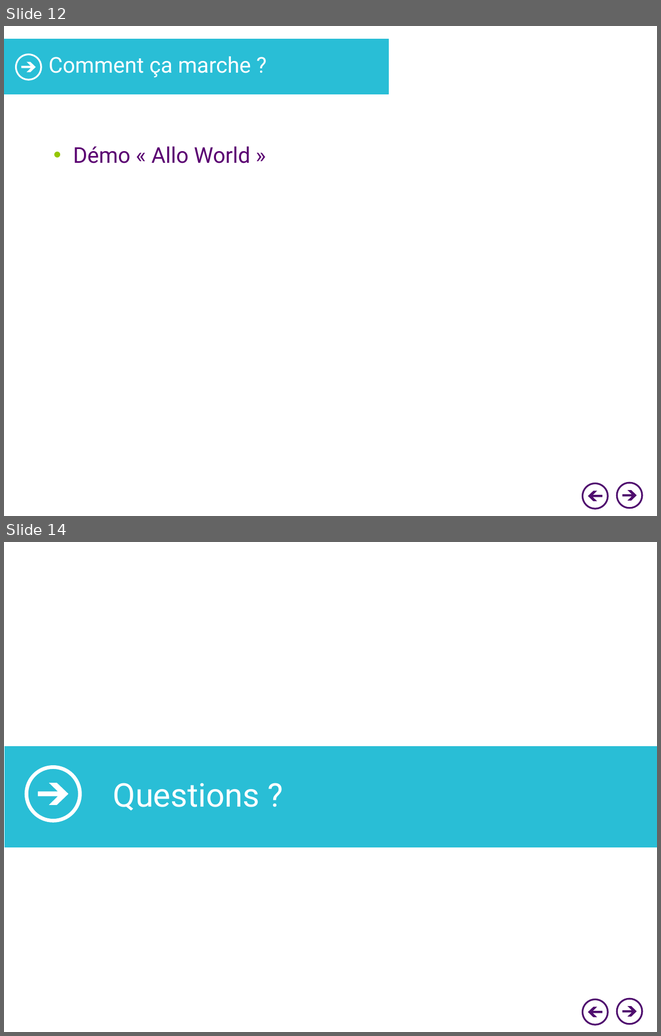
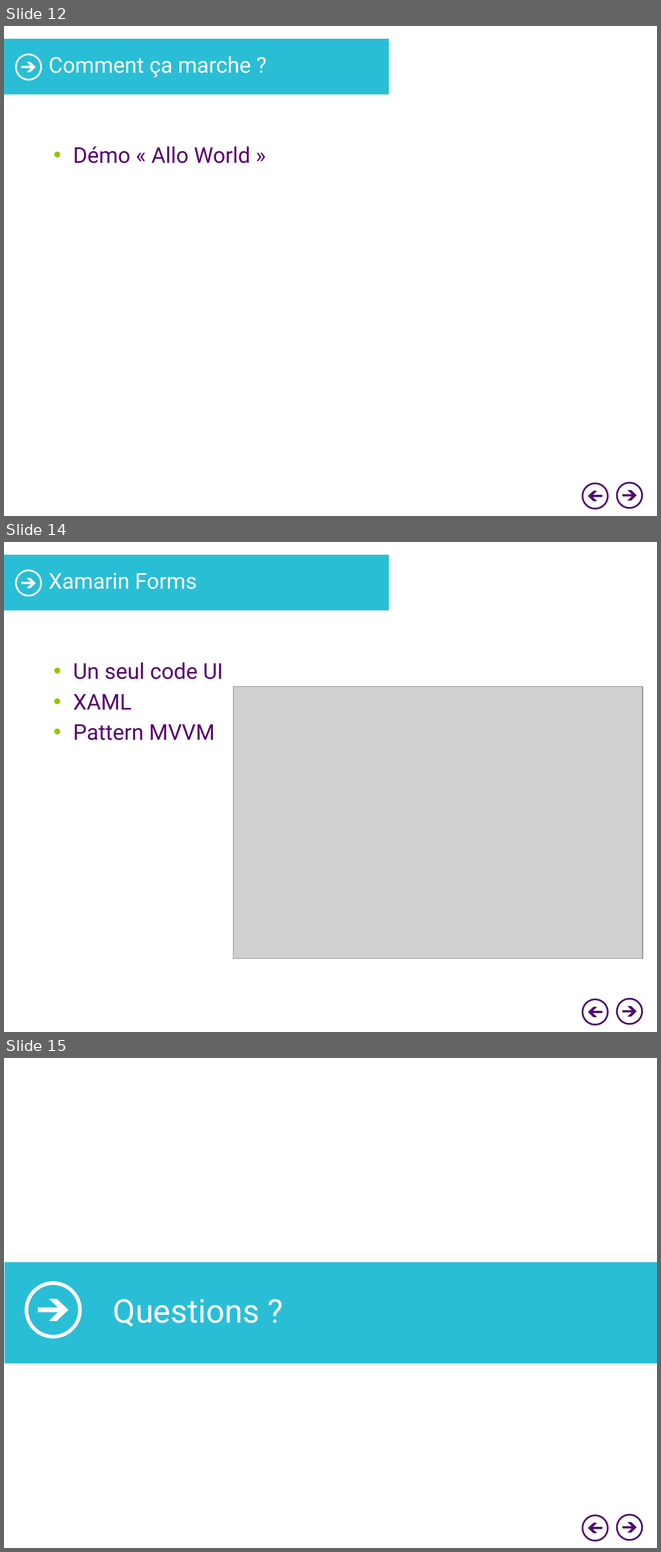
Before and after one commit to lnimong/prezxamarin, a slide deck: XamarinPrez.pptx. Shown one above the other, each under a label of ours: slides 12 and 14 before the commit, slides 12, 14 and 15 after it; the slides between them are not shown. The pictures are 661x1036 and 661x1552 pixels, drawn with LibreOffice and Linux fonts; fonts in the diff are those of the drawing; grey boxes stand for pictures; background and template pictures are left out. Boxes give left, top, right and bottom in pixels: in the first picture for what was removed or moved away, otherwise in the second. Text is boxed around its words. In the diff, an @@ line names an element or a change of style, - is before the commit and + after.

```diff
--- a/XamarinPrez.pptx
+++ b/XamarinPrez.pptx
@@ slide 14 added at [4,542,657,1032], background #FFFFFF; not listed: 7 template elements that a slide beside it also shows @@
@@ title added at [49,573,197,589], 24 pt, text #FFFFFF @@
+Xamarin Forms
@@ text added at [73,662,223,740], 24 pt, text #5A0071 @@
+• Un seul code UI
+• XAML
+• Pattern MVVM
@@ picture added at [233,686,643,959] @@
@@ what was slide 14 is now slide 15 @@
```
Also in this commit, not shown: 4 slides changed, 1 other file.
